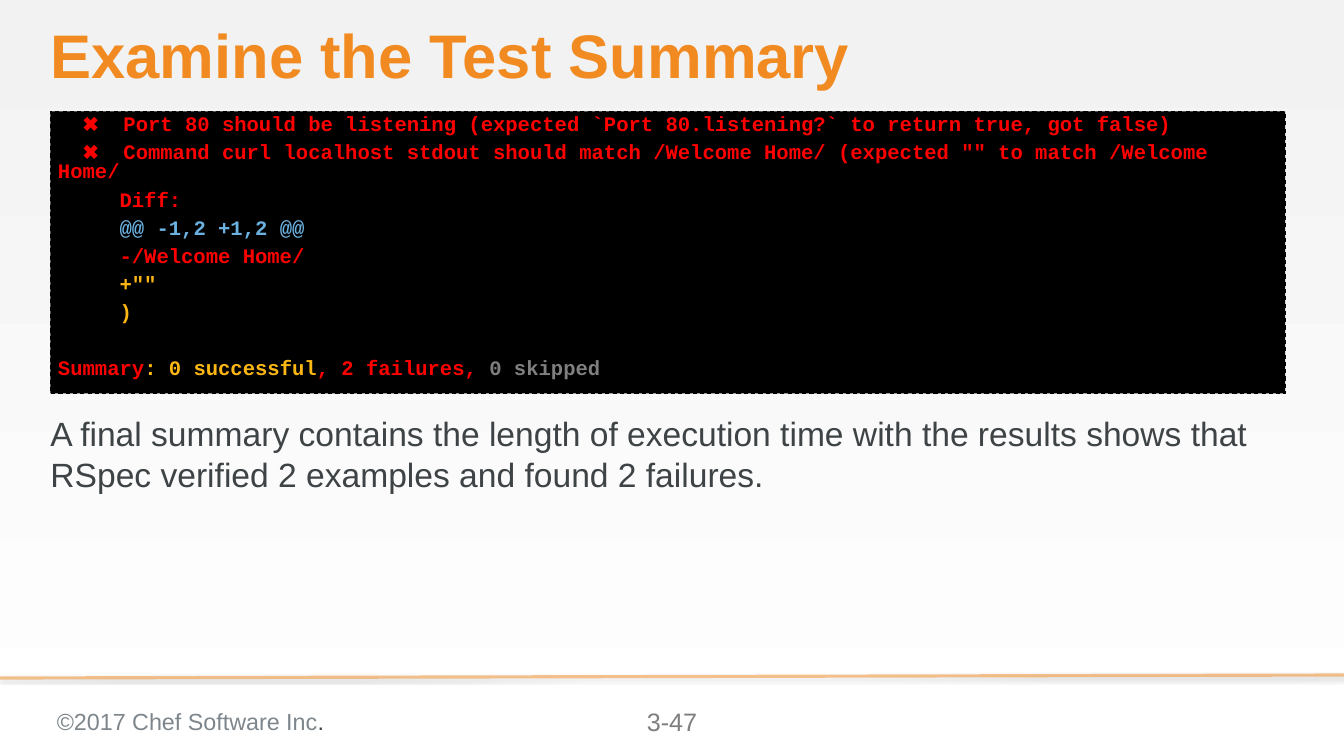
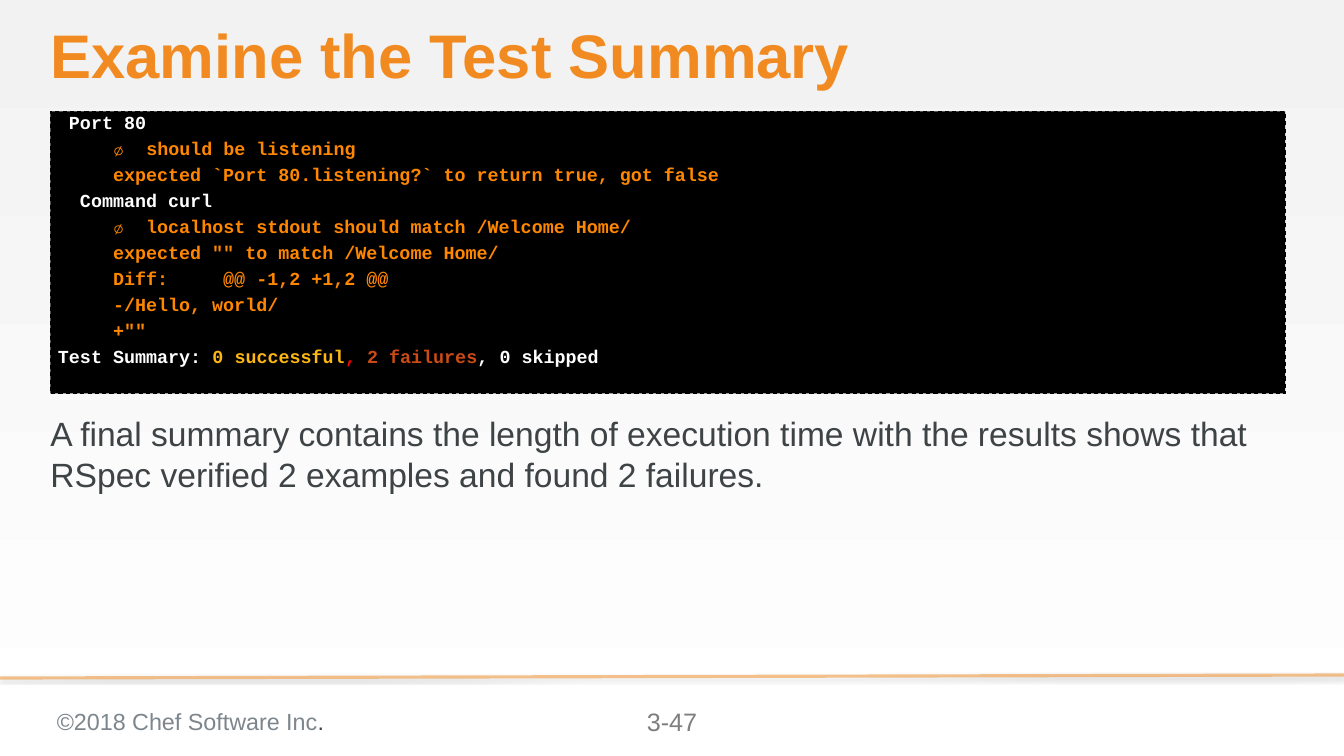
Before and after one commit to anidil18/chef-intermediate, a slide deck: slide 47 of 03-writing_a_test_first.pptx. Drawn at 1344x756 pixels with LibreOffice and Linux fonts; fonts in the diff are those of the drawing; background and template pictures are left out. Boxes give left, top, right and bottom in pixels: in the first picture for what was removed or moved away, otherwise in the second. Text is boxed around its words. In the diff, an @@ line names an element or a change of style, - is before the commit and + after.

```diff
--- a/03-writing_a_test_first.pptx
+++ b/03-writing_a_test_first.pptx
@@ text "Port 80" at <box>51,111,1285,393</box>: size 19.6 to 17.5 pt, text colour #FDB714 to #FF8700 in "+""" @@
@@ text at <box>69,116,719,315</box>: text changed; size 19.6 to 17.5 pt; text colour #FF0000 to #FF8700 @@
-✖ Port 80 should be listening (expected `Port 80.listening?` to return true, got false)
-✖ Command curl localhost stdout should match /Welcome Home/ (expected "" to match /Welcome Home/
-Diff:
-@@ -1,2 +1,2 @@
--/Welcome Home/
+Port 80
+∅ should be listening
+expected `Port 80.listening?` to return true, got false
+Command curl
+∅ localhost stdout should match /Welcome Home/
+expected "" to match /Welcome Home/
+Diff: @@ -1,2 +1,2 @@
+-/Hello, world/
@@ text at <box>58,350,599,367</box>: text changed; size 19.6 to 17.5 pt; text colour #FF0000 to #FFFFFF @@
-)
-Summary: 0 successful, 2 failures, 0 skipped
+Test Summary: 0 successful, 2 failures, 0 skipped
@@ text at <box>57,713,324,730</box>: text changed @@
-©2017 Chef Software Inc.
+©2018 Chef Software Inc.
```
Also in this commit, not shown: 55 other slides changed, 14 other files.
